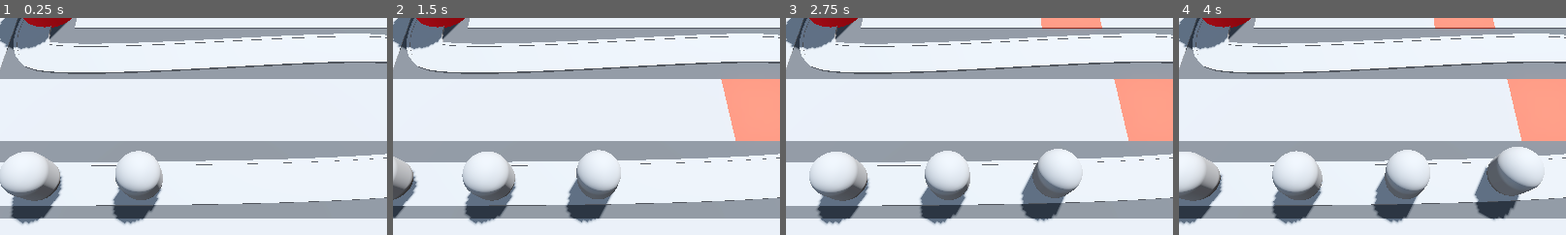
Above: before the commit, frames 1-4 (left to right).
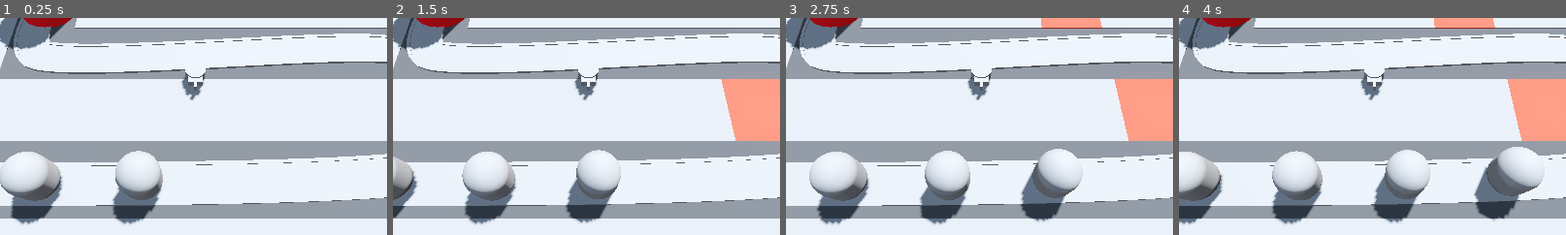
Above: after the commit, the same moments.

Repository: pyxn/godot-barbarian-blaster
Game: Godot game, scene res://Scenes/BaseLevel.tscn
The game is run twice, just before and just after one commit, with the same random seed, the same clock (stepped at 60 frames per second) and the same inputs.
Inputs (mouse positions are % of the whole screen's width and height, from its top left):
- Up to frame 1 (0.25 s): no input
- Up to frame 2 (1.5 s): move the mouse to (72, 45) at 0.52 s; press the mouse at (72, 45) at 0.53 s; move the mouse to (30, 55) at 1.27 s; release the mouse at (30, 55) at 1.28 s; click (30, 55) at 1.35 s
- Up to frame 3 (2.75 s): move the mouse to (60, 28) at 2.02 s; press the mouse at (60, 28) at 2.03 s
- Up to frame 4 (4 s): move the mouse to (45, 70) at 2.77 s; release the mouse at (45, 70) at 2.78 s; click (45, 70) at 2.85 s; move the mouse to (80, 65) at 3.52 s; press the mouse at (80, 65) at 3.53 s
The pictures show only the part of the screen within x 25-75%, y 27-76%; the shares and areas given below are measured in that part.

The runs differ from the first frame. In frame 1, 0.6% of the frame differs, in the area x 46-54%, y 23-38%; in frame 2, 0.6%; in frame 3, 0.6%; in frame 4, 0.6%.

Commit message:
45/Building Towers

Diff:
--- a/Scenes/BaseLevel.tscn
+++ b/Scenes/BaseLevel.tscn
@@ -1,9 +1,11 @@
-[gd_scene load_steps=10 format=3 uid="uid://75h7a27ikuk1"]
+[gd_scene load_steps=12 format=3 uid="uid://75h7a27ikuk1"]
 
 [ext_resource type="MeshLibrary" uid="uid://b5bm3jbrqolvg" path="res://Libraries/SpaceLibrary.tres" id="1_po1k8"]
 [ext_resource type="PackedScene" uid="uid://5auo1c4pgrm5" path="res://Scenes/Enemy/Enemy.tscn" id="2_tpsjm"]
 [ext_resource type="PackedScene" uid="uid://betycinykerlf" path="res://Scenes/Base/Base.tscn" id="3_newdp"]
 [ext_resource type="PackedScene" uid="uid://dnirr3ih3xdcg" path="res://Scenes/RayPickerCamera/RayPickerCamera.tscn" id="4_bhgsg"]
+[ext_resource type="Script" path="res://Scenes/TurretManager.gd" id="5_xapjd"]
+[ext_resource type="PackedScene" uid="uid://buj7rplqifj5" path="res://Scenes/Turret/Turret.tscn" id="6_rdr20"]
 
 [sub_resource type="ProceduralSkyMaterial" id="ProceduralSkyMaterial_xqh1w"]
 sky_horizon_color = Color(0.64625, 0.65575, 0.67075, 1)
@@ -104,7 +106,7 @@
 progress = 10.0
 
 [node name="Enemy4" parent="Path3D" instance=ExtResource("2_tpsjm")]
-transform = Transform3D(4.46586e-05, 0, -0.999975, 0, 1, 0, 0.999975, 0, 4.46586e-05, -8.16279, 0, 6.32522)
+transform = Transform3D(4.46587e-05, 0, -0.999975, 0, 1, 0, 0.999975, 0, 4.46587e-05, -8.16279, 0, 6.32522)
 progress = 15.0
 
 [node name="Enemy5" parent="Path3D" instance=ExtResource("2_tpsjm")]
@@ -115,3 +117,7 @@
 
 [node name="RayPickerCamera" parent="." node_paths=PackedStringArray("gridmap") instance=ExtResource("4_bhgsg")]
 gridmap = NodePath("../GridMap")
+
+[node name="TurretManager" type="Node3D" parent="."]
+script = ExtResource("5_xapjd")
+turret = ExtResource("6_rdr20")
--- /dev/null
+++ b/Scenes/Turret/Turret.tscn
@@ -0,0 +1,33 @@
+[gd_scene load_steps=5 format=3 uid="uid://buj7rplqifj5"]
+
+[sub_resource type="CylinderMesh" id="CylinderMesh_rmnwd"]
+height = 1.0
+
+[sub_resource type="CylinderMesh" id="CylinderMesh_6okdu"]
+top_radius = 0.6
+bottom_radius = 0.6
+height = 0.6
+
+[sub_resource type="BoxMesh" id="BoxMesh_jn1el"]
+size = Vector3(0.8, 0.4, 0.4)
+
+[sub_resource type="BoxMesh" id="BoxMesh_bqt12"]
+size = Vector3(0.2, 0.4, 0.4)
+
+[node name="Turret" type="Node3D"]
+
+[node name="TurretBase" type="MeshInstance3D" parent="."]
+transform = Transform3D(1, 0, 0, 0, 1, 0, 0, 0, 1, 0, 0.5, 0)
+mesh = SubResource("CylinderMesh_rmnwd")
+
+[node name="TurretTop" type="MeshInstance3D" parent="TurretBase"]
+transform = Transform3D(1, 0, 0, 0, 1, 0, 0, 0, 1, 0, 0.3, 0)
+mesh = SubResource("CylinderMesh_6okdu")
+
+[node name="Visor" type="MeshInstance3D" parent="TurretBase/TurretTop"]
+transform = Transform3D(1, 0, 0, 0, 1, 0, 0, 0, 1, 0, 0, 0.628662)
+mesh = SubResource("BoxMesh_jn1el")
+
+[node name="Barrel" type="MeshInstance3D" parent="TurretBase/TurretTop/Visor"]
+transform = Transform3D(1, 0, 0, 0, 1, 0, 0, 0, 1, 0, 0, 0.354126)
+mesh = SubResource("BoxMesh_bqt12")
--- /dev/null
+++ b/Scenes/TurretManager.gd
@@ -0,0 +1,12 @@
+extends Node3D
+
+@export var turret: PackedScene
+# Called when the node enters the scene tree for the first time.
+func _ready() -> void:
+	var new_turret = turret.instantiate()
+	add_child(new_turret)
+
+
+# Called every frame. 'delta' is the elapsed time since the previous frame.
+func _process(delta: float) -> void:
+	pass
